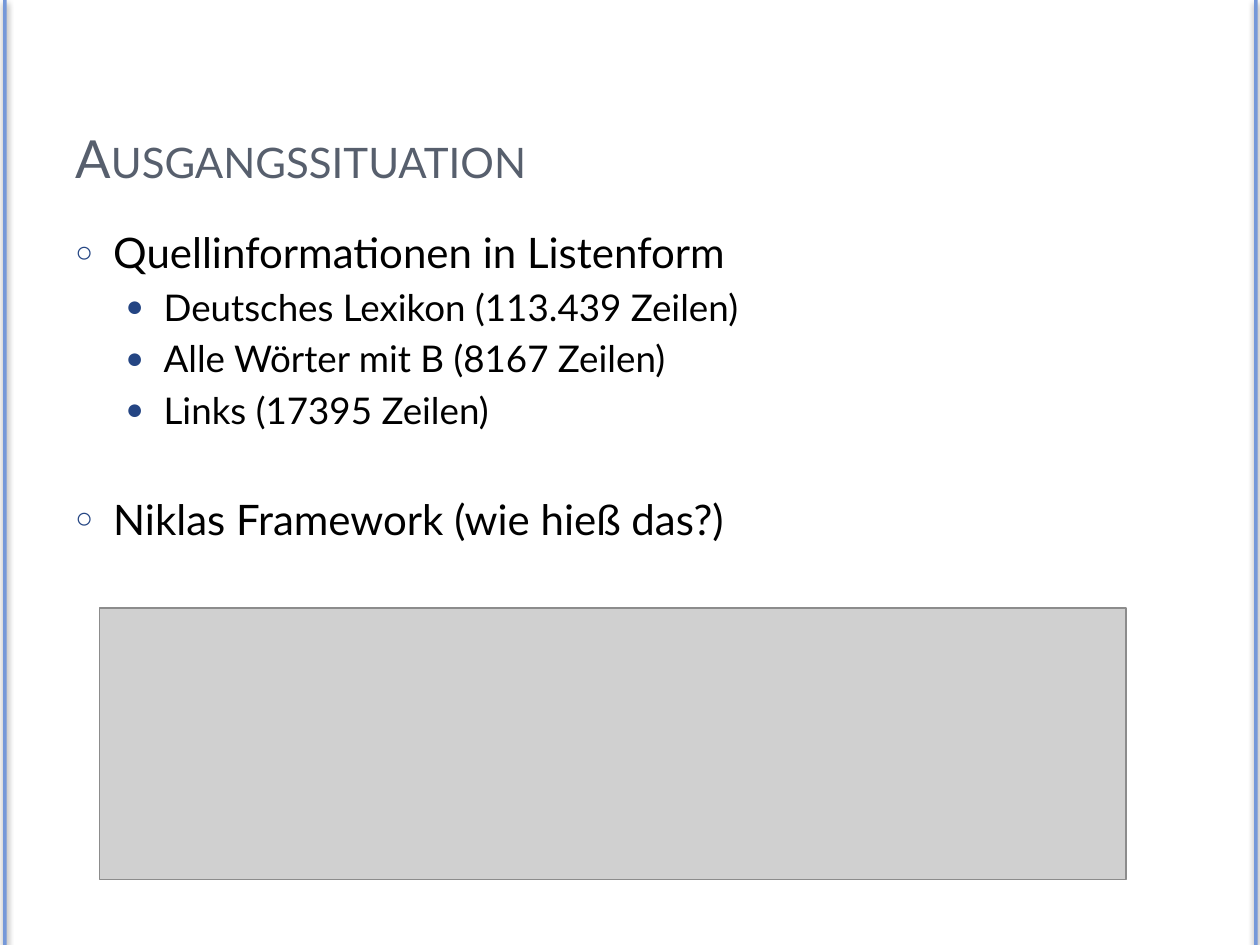
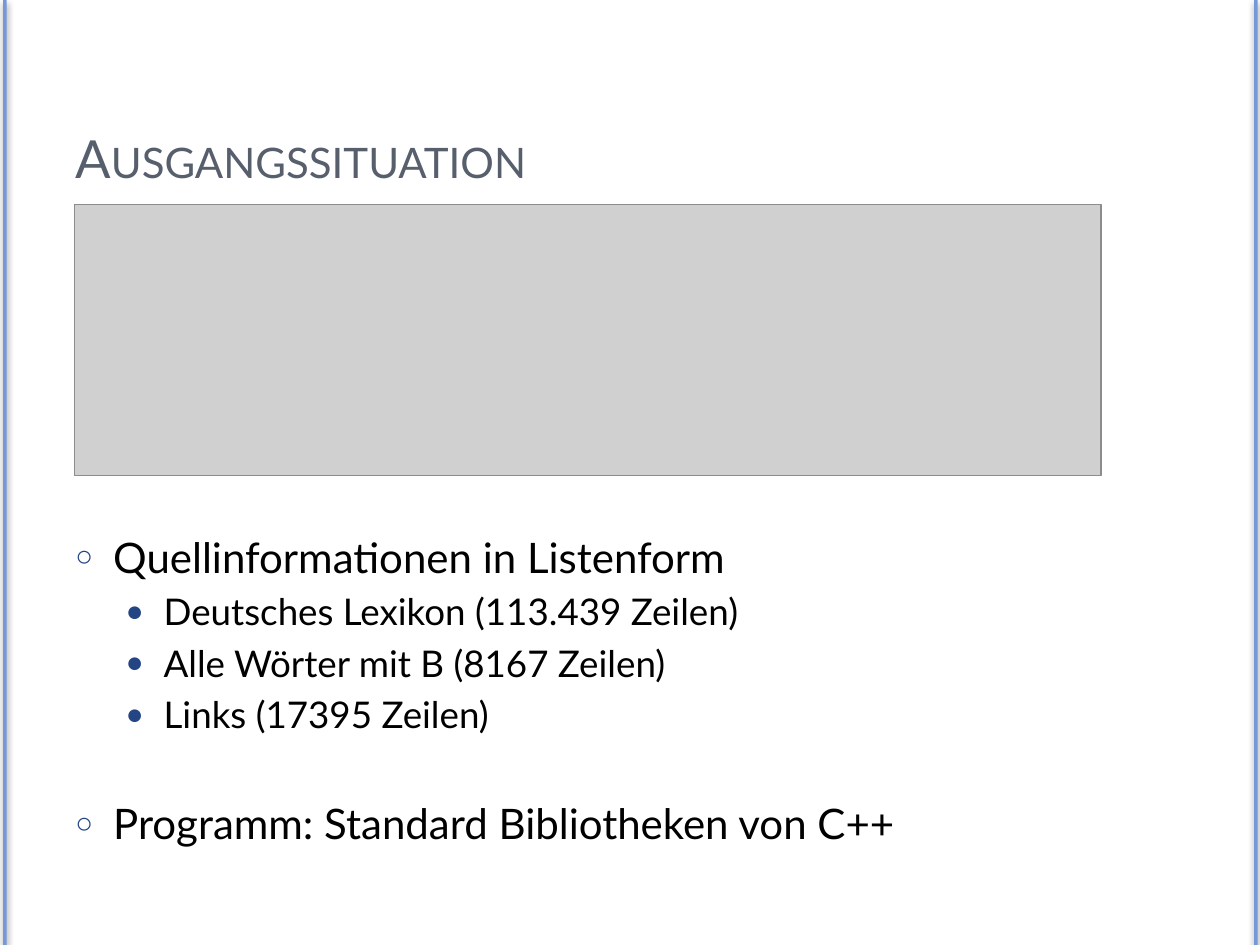
Before and after one commit to Exa-THM/HashTesting, a slide deck: slide 5 of Presentation/exa-hashes.pptx. Drawn at 1260x945 pixels with LibreOffice and Linux fonts; fonts in the diff are those of the drawing; grey boxes stand for pictures. Boxes give left, top, right and bottom in pixels: in the first picture for what was removed or moved away, otherwise in the second. Text is boxed around its words. In the diff, an @@ line names an element or a change of style, - is before the commit and + after.

```diff
--- a/Presentation/exa-hashes.pptx
+++ b/Presentation/exa-hashes.pptx
@@ picture added at <box>74,204,1101,475</box> @@
@@ picture removed at <box>100,609,1126,879</box> @@
@@ text at <box>113,808,894,847</box>: text changed @@
-○ Niklas Framework (wie hieß das?)
+○ Programm: Standard Bibliotheken von C++
```
Also in this commit, not shown: 11 other slides changed, 1 other file.
